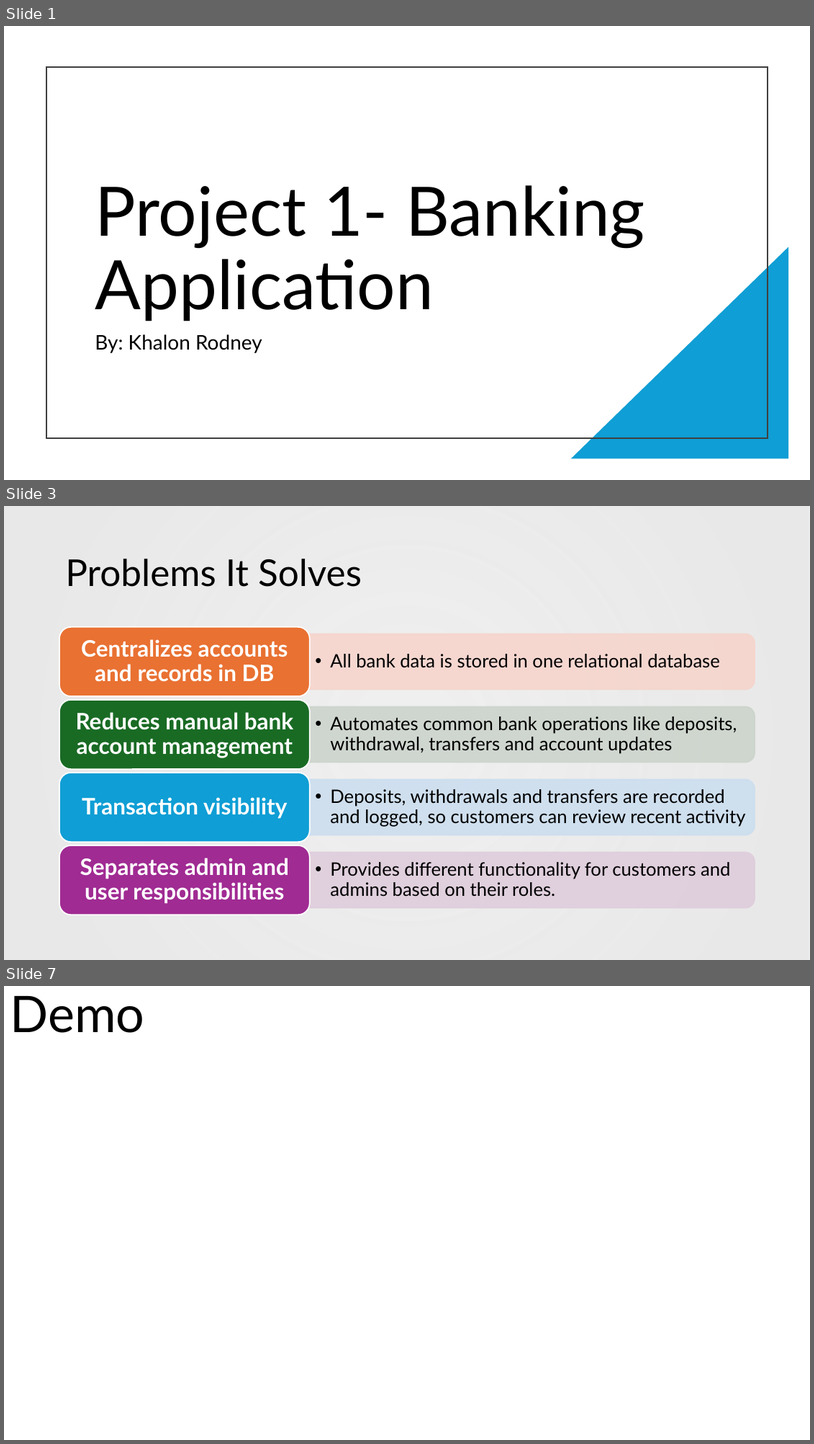
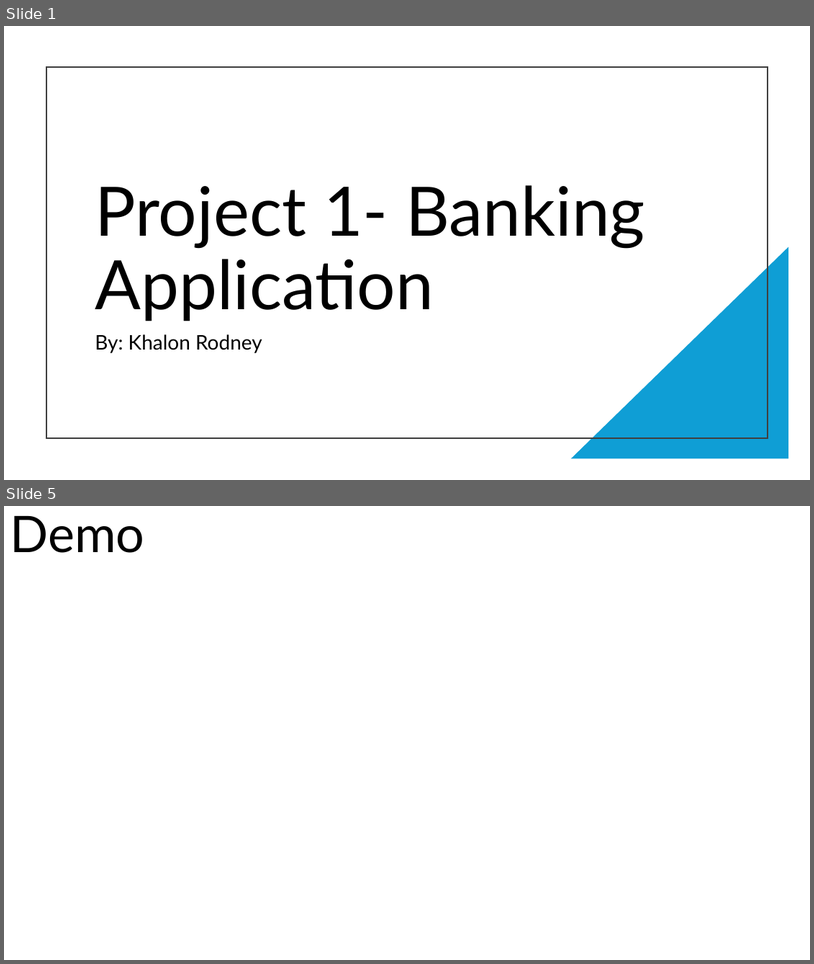
Before and after one commit to KR-Techno/Revature-Projects, a slide deck: Project 1 - bankingAPP/BankingApp Presentation.pptx. Shown one above the other, each under a label of ours: slides 1, 3 and 7 before the commit, slides 1 and 5 after it; the slides between them are not shown. The pictures are 814x1444 and 814x964 pixels, drawn with LibreOffice and Linux fonts; fonts in the diff are those of the drawing; background and template pictures are left out. Boxes give left, top, right and bottom in pixels: in the first picture for what was removed or moved away, otherwise in the second. Text is boxed around its words. In the diff, an @@ line names an element or a change of style, - is before the commit and + after.

```diff
--- a/Project 1 - bankingAPP/BankingApp Presentation.pptx
+++ b/Project 1 - bankingAPP/BankingApp Presentation.pptx
@@ slide 3 removed at (x1=4, y1=506, x2=810, y2=960), background picture (left out) @@
@@ rectangle removed at (x1=4, y1=506, x2=810, y2=960) @@
@@ title removed at (x1=65, y1=559, x2=362, y2=587) @@
-Problems It Solves
@@ group removed at (x1=59, y1=627, x2=756, y2=915): 8 texts, 4 round same rects, 4 rounded rectangles @@
-  • All bank data is stored in one relational database
-Centralizes accounts and records in DB
-  • Automates common bank operations like deposits, withdrawal, transfers and account updates
-Reduces manual bank account management
-  • Deposits, withdrawals and transfers are recorded and logged, so customers can review recent activity
-Transaction visibility
-  • Provides different functionality for customers and admins based on their roles.
-Separates admin and user responsibilities
@@ what was slide 7 is now slide 5 @@
```
Also in this commit, not shown: 3 slides changed, 2 slides added, 2 other slides removed, 2 other files.
